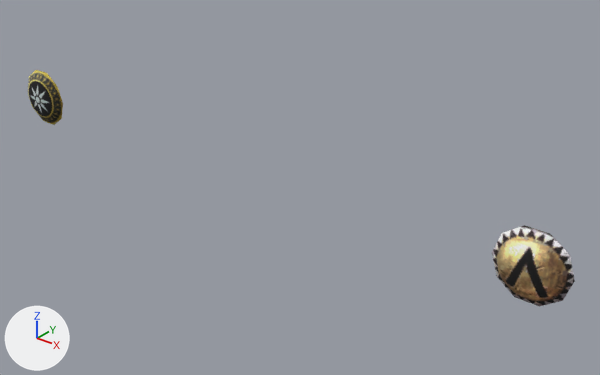
Renders of the COLLADA model client/art/meshes/props/hele_gym_shields.dae from each side of a commit.
One viewpoint serves both versions: a 50 mm lens placed at (0.381, -0.703, 0.347), pointed at (0.042, -0.278, 0.083). The axes (+X, +Y, +Z) are drawn at lower left. The lights are the same throughout. Where no turn or scale is listed for an object, it has been applied to the vertices.

Names of what the first picture shows: 'gymnasion_shields'.
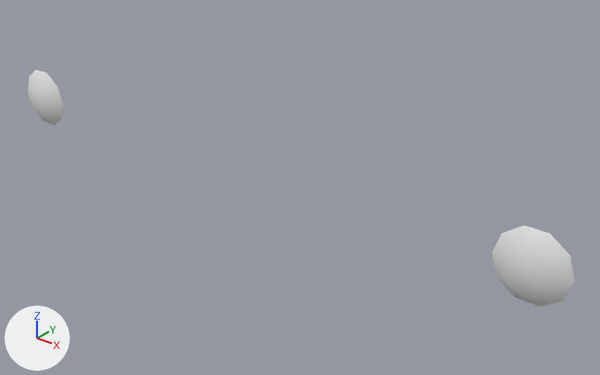
The change, as JSON lines over the scene's bpy script:
```json
{"block": "me_gymnasion_shieldsmesh", "where": "me_gymnasion_shieldsmesh.from_pydata(...)  # 42 vertices, 60 faces; spans x -0.484..0.025, y -0.004..0.004, z -0.024..0.024"}
{"op": "remove", "block": "me_gymnasion_shieldsmesh", "code": "me_gymnasion_shieldsmesh.materials.append(mat_08___default)  # picture img_hele_props_b_dds"}
```

Where the change shows, as pixel boxes (x1, y1, x2, y2) in the pictures (600 x 375 px):
```json
{"object": "gymnasion_shields", "change": "recoloured", "before": [28, 70, 575, 306], "after": [28, 70, 575, 306]}
```
